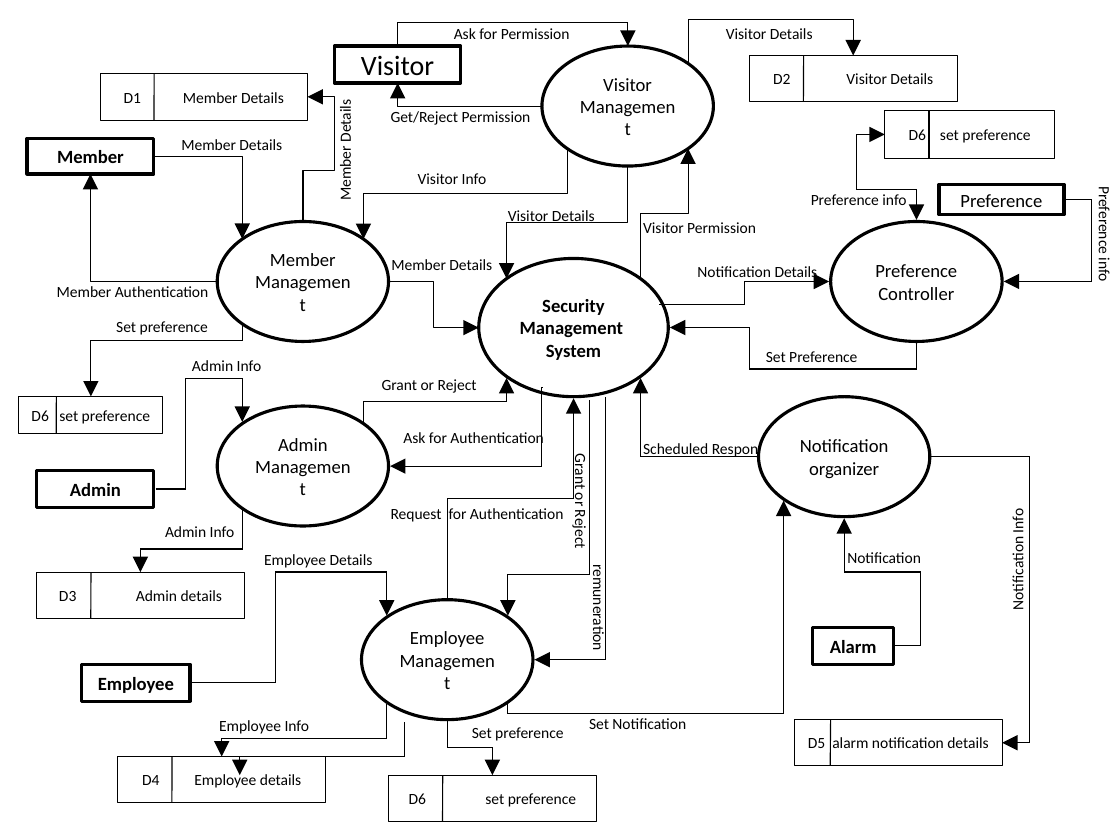
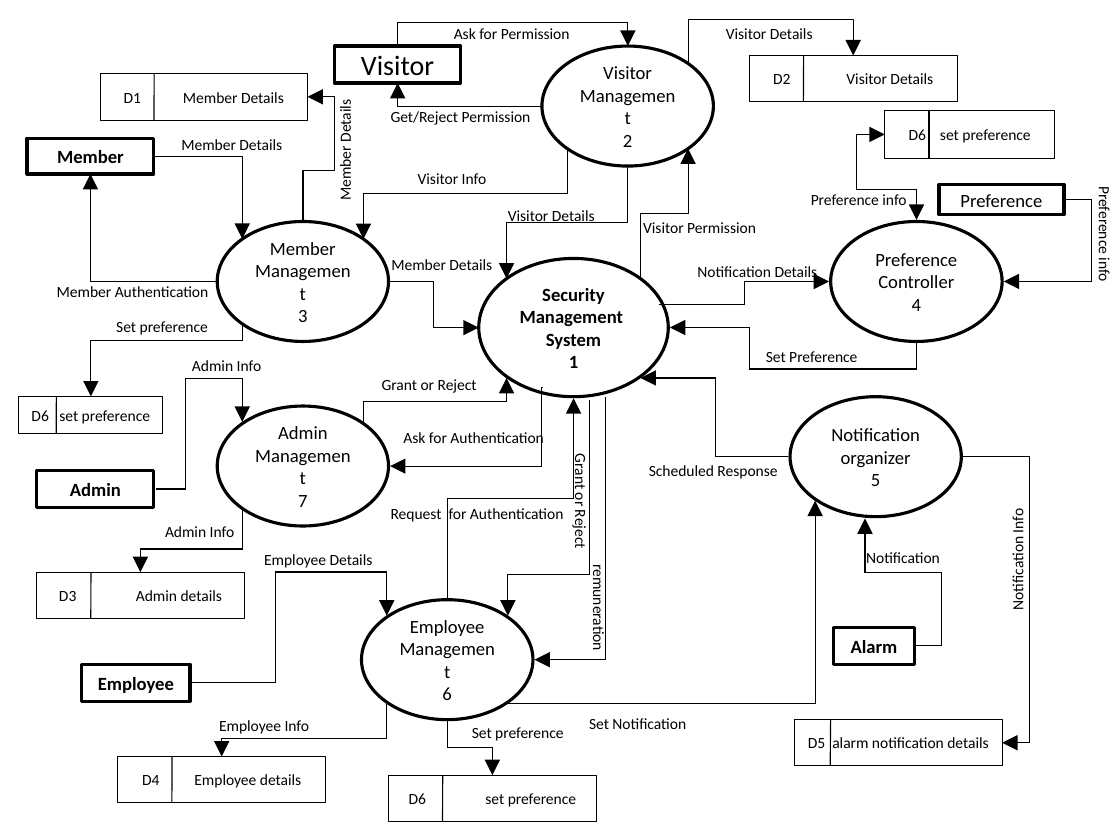
Before and after one commit to sayan801/SecurityManagementSystem, a slide deck: slide 2 of report/SecurityManagementSystem-Diagrams.pptx. Drawn at 1120x840 pixels with LibreOffice and Linux fonts; fonts in the diff are those of the drawing. Boxes give left, top, right and bottom in pixels: in the first picture for what was removed or moved away, otherwise in the second. Text is boxed around its words. In the diff, an @@ line names an element or a change of style, - is before the commit and + after.

```diff
--- a/report/SecurityManagementSystem-Diagrams.pptx
+++ b/report/SecurityManagementSystem-Diagrams.pptx
@@ text in ellipse at <box>623,135,632,147</box>: paragraph added @@
+2
@@ text in ellipse at <box>912,299,921,311</box>: paragraph added @@
+4
@@ text in ellipse at <box>298,310,307,322</box>: paragraph added @@
+3
@@ text in ellipse at <box>569,356,578,368</box>: paragraph added @@
+1
@@ elbow arrow moved from (757, 457) - (641, 379) to (788, 457) - (641, 379) @@
@@ ellipse "Notification organizer": place and size @@
-ellipse "Notification organizer" at <box>758,396,930,516</box>
+ellipse "Notification organizer" at <box>790,396,961,516</box>
@@ text "Scheduled Response" rewrapped from <box>643,441,772,459</box> to <box>649,465,777,479</box> @@
@@ text in ellipse at <box>871,474,880,486</box>: paragraph added @@
+5
@@ text in ellipse at <box>298,495,307,507</box>: paragraph added @@
+7
@@ elbow arrow moved from (507, 703) - (784, 501) to (507, 703) - (815, 501) @@
@@ 1 text, 1 rectangle, 1 elbow arrow: place and size @@
-1 text, 1 rectangle, 1 elbow arrow at <box>813,519,921,664</box>
+1 text, 1 rectangle, 1 elbow arrow at <box>833,519,942,664</box>
@@ text in ellipse at <box>442,687,451,700</box>: paragraph added @@
+6
@@ elbow arrow removed from (404, 722) to (240, 775) @@
```
Also in this commit, not shown: 4 slides added.
